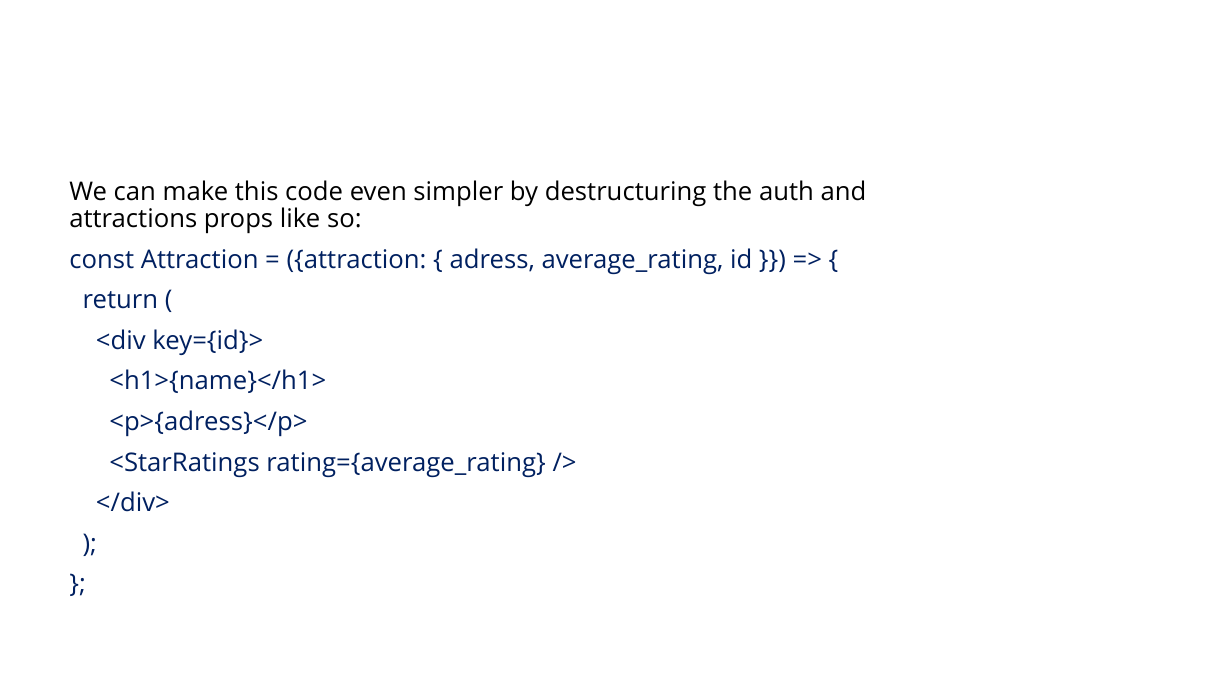
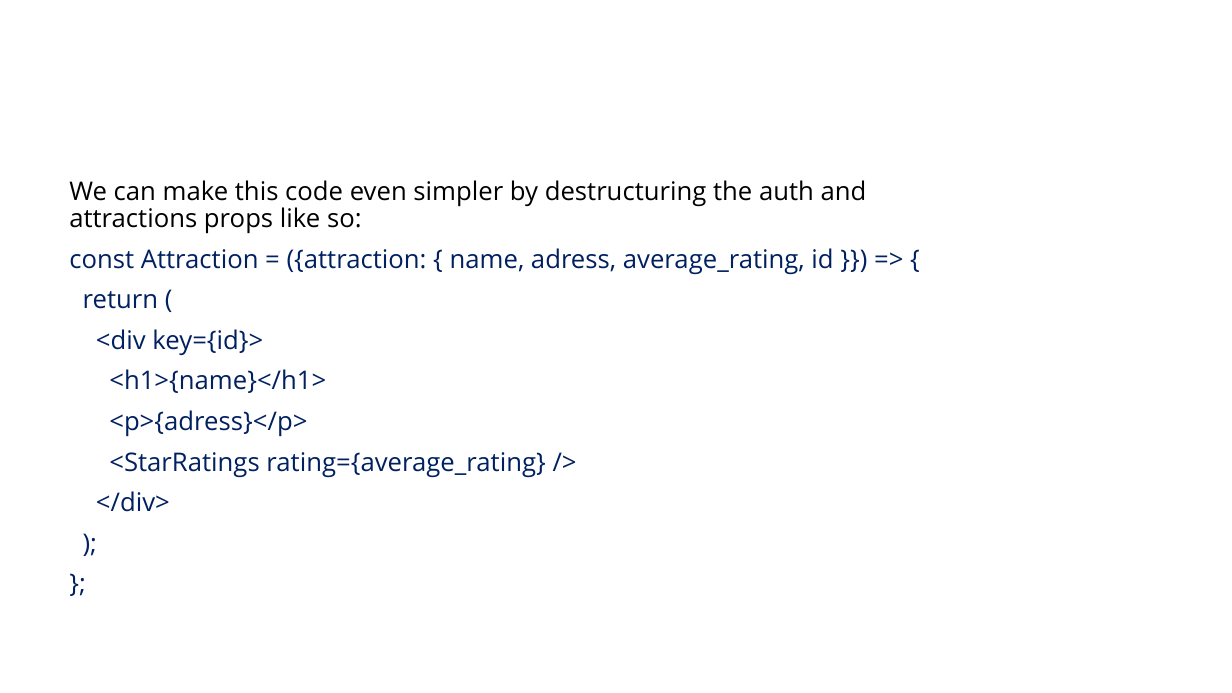
Before and after one commit to VolodymyrKaranevych/React-Intro, a slide deck: slide 25 of React Intro.pptx. Drawn at 1232x693 pixels with LibreOffice and Linux fonts; fonts in the diff are those of the drawing; background and template pictures are left out. Boxes give left, top, right and bottom in pixels: in the first picture for what was removed or moved away, otherwise in the second. Text is boxed around its words. In the diff, an @@ line names an element or a change of style, - is before the commit and + after.

```diff
--- a/React Intro.pptx
+++ b/React Intro.pptx
@@ text at bbox=[69, 248, 833, 275]: text changed @@
-const Attraction = ({attraction: { adress, average_rating, id }}) => {
+const Attraction = ({attraction: { name, adress, average_rating, id }}) => {
```
